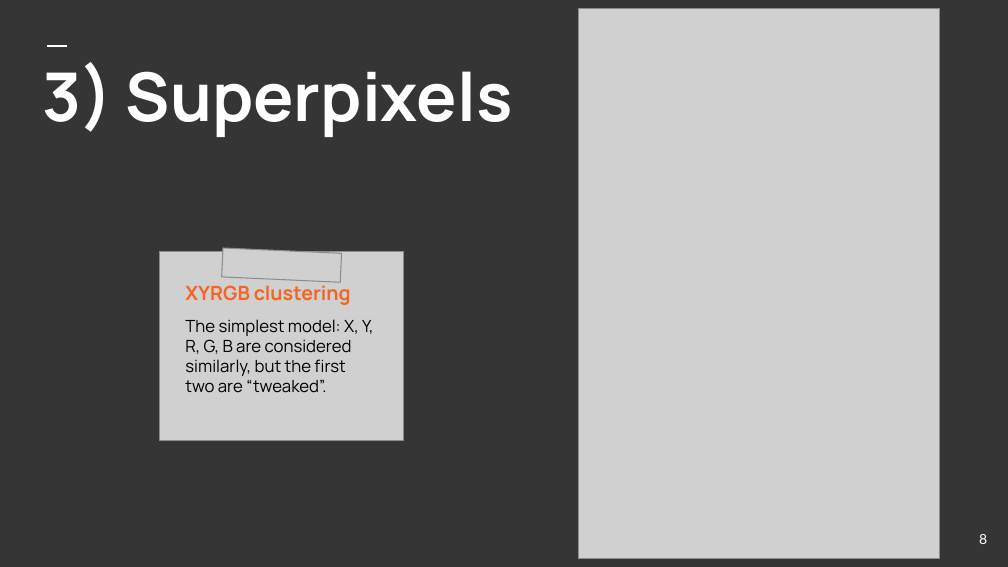
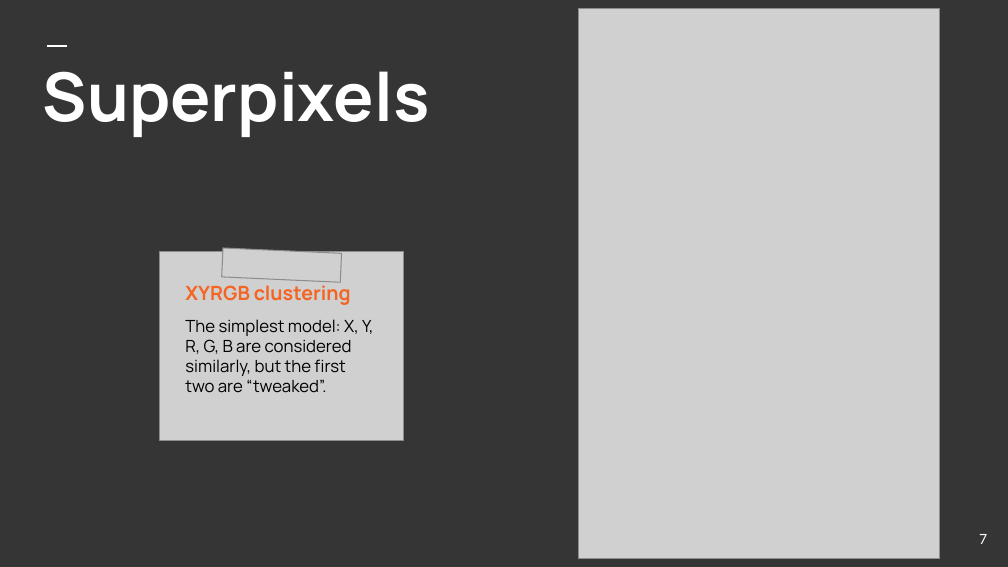
Before and after one commit to AlexMitan/superpixel-preprocessing-recognition, a slide deck: slide 7 of Licenta2018MitanTheodorAlexandru/presentation/Thesis presentation - Superpixel preprocessing.pptx (slide 8 before the commit). Drawn at 1008x567 pixels with LibreOffice and Linux fonts; fonts in the diff are those of the drawing; grey boxes stand for pictures. Boxes give left, top, right and bottom in pixels: in the first picture for what was removed or moved away, otherwise in the second. Text is boxed around its words. In the diff, an @@ line names an element or a change of style, - is before the commit and + after.

```diff
--- a/Licenta2018MitanTheodorAlexandru/presentation/Thesis presentation - Superpixel preprocessing.pptx
+++ b/Licenta2018MitanTheodorAlexandru/presentation/Thesis presentation - Superpixel preprocessing.pptx
@@ title at box(43, 71, 429, 137): text changed @@
-3) Superpixels
+Superpixels
@@ page number at box(979, 534, 987, 544): text changed @@
-8
+7
```
Also in this commit, not shown: 4 other slides changed, 1 slide removed, 1 other file.
